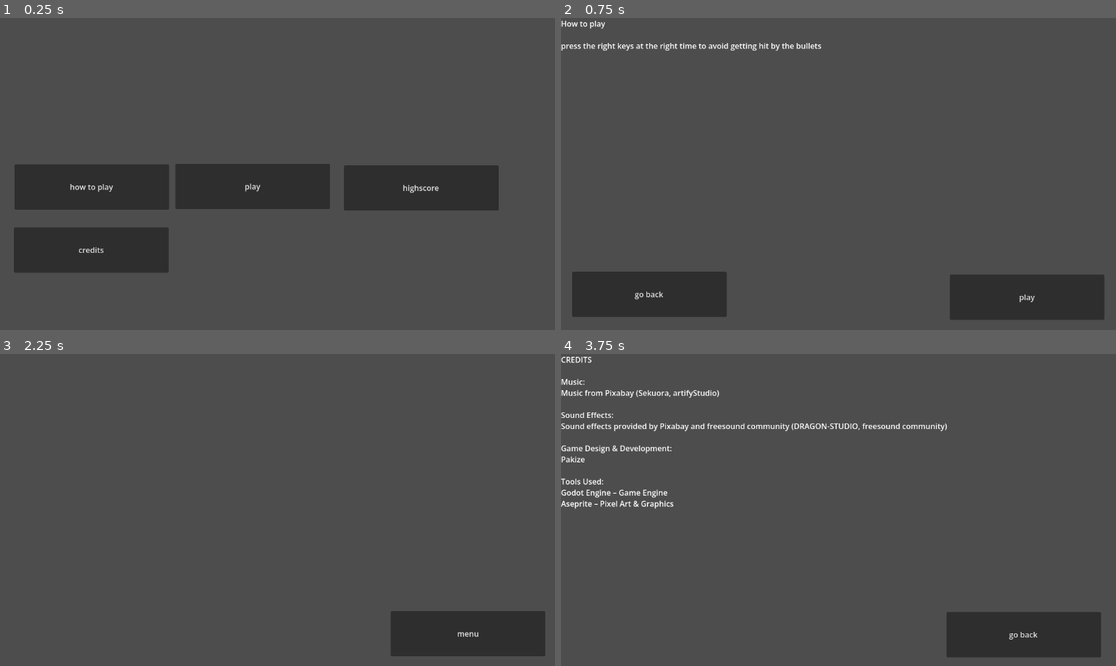
Above: before the commit, frames 1-4 (two rows, left to right).
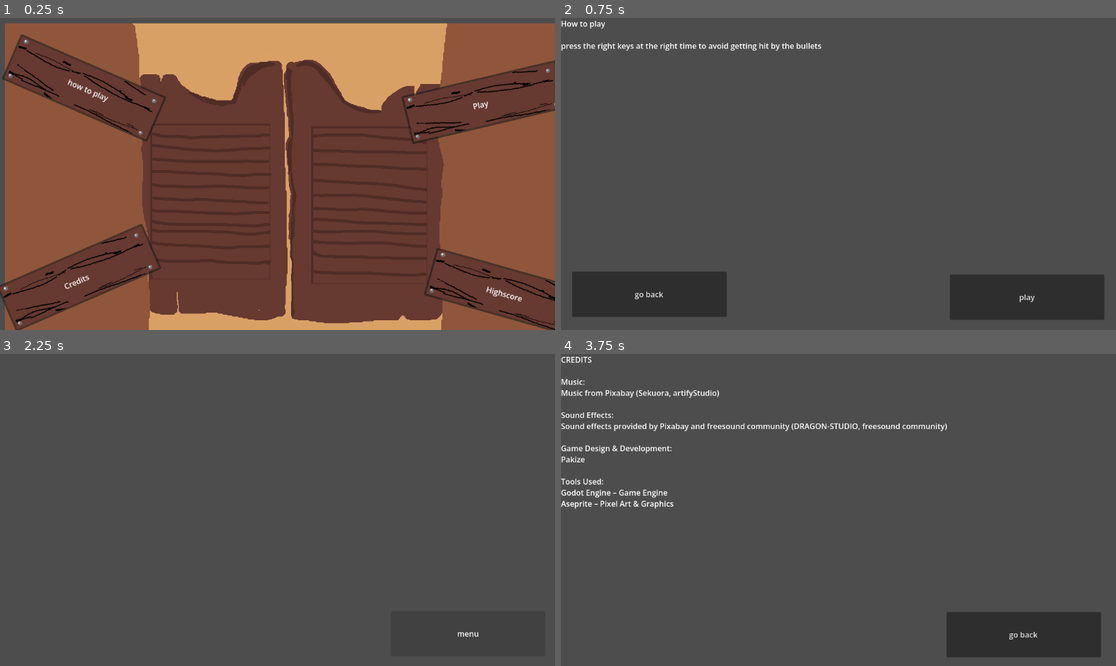
Above: after the commit, the same moments.

Repository: pakized/dancing-in-the-wild-west
Game: Godot game, scene res://Scenes/Menu/MainMenu.tscn
Same seed, same stepped clock (60 frames per second), same inputs: the game is played once before the commit and once after it.
Inputs:
- Up to frame 1 (0.25 s): no input
- Up to frame 2 (0.75 s): click "how to play" at 0.5 s
- Up to frame 3 (2.25 s): click "go back" at 1.25 s; click "highscore" (after the commit: "Highscore") at 2 s
- Up to frame 4 (3.75 s): click "menu" at 2.75 s; click "credits" (after the commit: "Credits") at 3.5 s

The runs differ from the first frame. In frame 1, 97% of the frame differs, in the area x 0-100%, y 1-100%; in frame 2, nothing differs; in frame 3, less than 0.1%; in frame 4, nothing differs.

Commit message:
mod menu to make it look cooler

Diff:
--- a/Scenes/Menu/MainMenu.tscn
+++ b/Scenes/Menu/MainMenu.tscn
@@ -3,6 +3,8 @@
 [ext_resource type="Script" uid="uid://t5c5agb74jpb" path="res://Scripts/UI/controlsMenu.gd" id="1_35riq"]
 [ext_resource type="Script" uid="uid://dw70fwn46is8f" path="res://Scripts/UI/play_button.gd" id="1_a2ivp"]
 [ext_resource type="Script" uid="uid://ckymxy8iq4qj7" path="res://Scripts/UI/how_to_play.gd" id="2_p4pvn"]
+[ext_resource type="Texture2D" uid="uid://coxsk74j8bf6j" path="res://Assets/UI/ButtonMainMenu.png" id="2_s3ie0"]
+[ext_resource type="Texture2D" uid="uid://cgkxl82wb62ir" path="res://Assets/UI/MainMenu.png" id="4_p4pvn"]
 
 [node name="Node2D" type="Node2D" unique_id=1672142866]
 
@@ -15,37 +17,79 @@
 
 [node name="HowToPlay" type="Button" parent="Control" unique_id=852198440]
 layout_mode = 0
-offset_left = 30.0
-offset_top = 304.0
-offset_right = 351.0
-offset_bottom = 398.0
-text = "how to play"
+offset_left = 44.0
+offset_top = 33.0
+offset_right = 373.0
+offset_bottom = 135.0
+rotation = 0.41015238
+theme_override_icons/icon = ExtResource("2_s3ie0")
 script = ExtResource("2_p4pvn")
+
+[node name="Label" type="Label" parent="Control/HowToPlay" unique_id=709108768]
+layout_mode = 0
+offset_left = 129.0
+offset_top = 14.0
+offset_right = 228.0
+offset_bottom = 79.0
+text = "
+how to play"
 
 [node name="Play" type="Button" parent="Control" unique_id=956867185]
 layout_mode = 0
-offset_left = 364.0
-offset_top = 303.0
-offset_right = 685.0
-offset_bottom = 397.0
-text = "play"
+offset_left = 833.0
+offset_top = 162.99998
+offset_right = 1162.0
+offset_bottom = 265.0
+rotation = -0.23212878
+theme_override_icons/icon = ExtResource("2_s3ie0")
 script = ExtResource("1_a2ivp")
+
+[node name="Label" type="Label" parent="Control/Play" unique_id=205654577]
+layout_mode = 0
+offset_left = 140.0
+offset_top = 43.0
+offset_right = 180.0
+offset_bottom = 66.0
+text = "Play"
 
 [node name="Highsocre" type="Button" parent="Control" unique_id=396988803]
 layout_mode = 0
-offset_left = 714.0
-offset_top = 306.0
-offset_right = 1035.0
-offset_bottom = 400.0
-text = "highscore"
+offset_left = 907.00006
+offset_top = 477.00006
+offset_right = 1236.0001
+offset_bottom = 579.00006
+rotation = 0.27401668
+theme_override_icons/icon = ExtResource("2_s3ie0")
+
+[node name="Label" type="Label" parent="Control/Highsocre" unique_id=1513122309]
+layout_mode = 0
+offset_left = 122.0
+offset_top = 43.0
+offset_right = 162.0
+offset_bottom = 66.0
+text = "Highscore"
 
 [node name="Button4" type="Button" parent="Control" unique_id=724699537]
 layout_mode = 0
-offset_left = 29.0
-offset_top = 435.0
-offset_right = 350.0
-offset_bottom = 529.0
-text = "credits"
+offset_left = -6.9999847
+offset_top = 558.0
+offset_right = 322.0
+offset_bottom = 660.0
+rotation = -0.41015238
+theme_override_icons/icon = ExtResource("2_s3ie0")
+
+[node name="Label" type="Label" parent="Control/Button4" unique_id=1080975511]
+layout_mode = 0
+offset_left = 129.0
+offset_top = 45.0
+offset_right = 184.0
+offset_bottom = 68.0
+text = "Credits"
+
+[node name="Sprite2D" type="Sprite2D" parent="Control" unique_id=1161734910]
+z_index = -1
+position = Vector2(586, 335)
+texture = ExtResource("4_p4pvn")
 
 [connection signal="pressed" from="Control/HowToPlay" to="Control/HowToPlay" method="_on_pressed"]
 [connection signal="pressed" from="Control/Play" to="Control/Play" method="_on_pressed"]
Binary file added: Assets/UI/ButtonMainMenu.png
Not shown, added: Assets/UI/ButtonMainMenu.png.import
Binary file added: Assets/UI/MainMenu.png
Not shown, added: Assets/UI/MainMenu.png.import
Binary file added: Assets/UI/wood.aseprite
